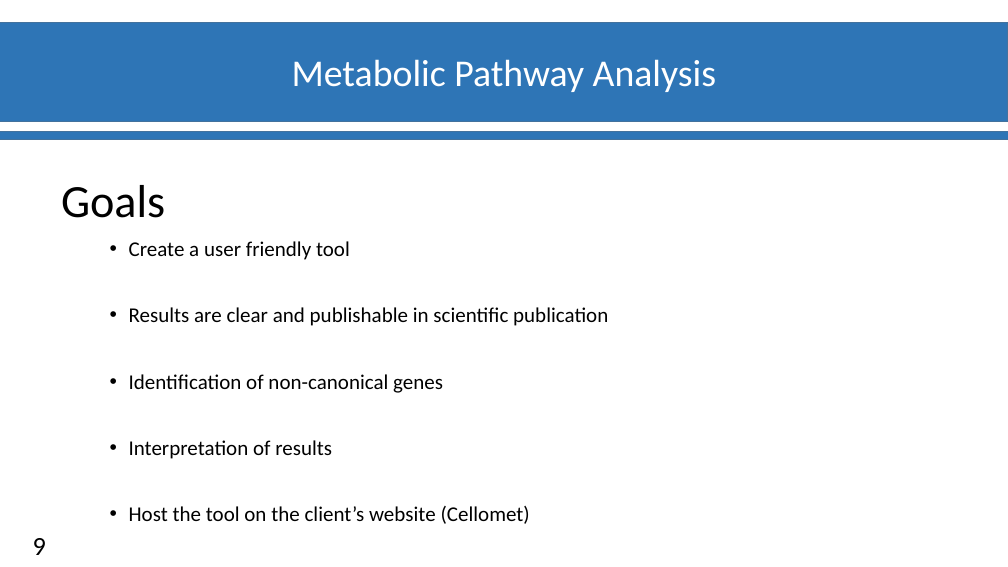
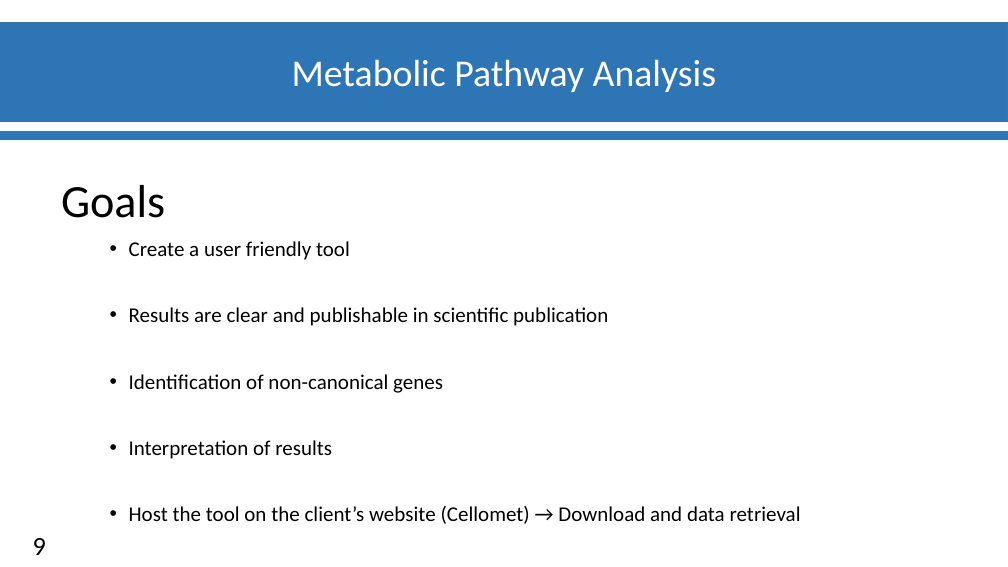
Before and after one commit to materrien/Projet-INSERM, a slide deck: slide 10 of Slides/Diapos_Suivit_projet.pptx. Drawn at 1008x567 pixels with LibreOffice and Linux fonts; fonts in the diff are those of the drawing; background and template pictures are left out. Boxes give left, top, right and bottom in pixels: in the first picture for what was removed or moved away, otherwise in the second. Text is boxed around its words. In the diff, an @@ line names an element or a change of style, - is before the commit and + after.

```diff
--- a/Slides/Diapos_Suivit_projet.pptx
+++ b/Slides/Diapos_Suivit_projet.pptx
@@ text at [129,506,801,524]: text changed @@
-• Host the tool on the client’s website (Cellomet)
+• Host the tool on the client’s website (Cellomet) → Download and data retrieval
```
Also in this commit, not shown: 3 other slides changed, 1 other file.
